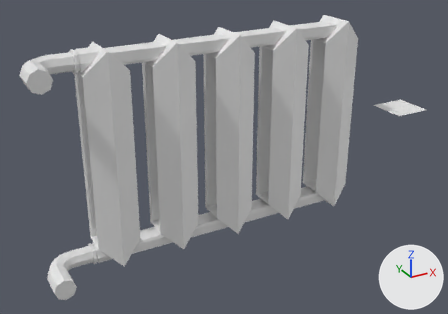
A saved change to the Blender file CvestGameUnity/Assets/Cvests/Cvest1EscapePrison/battery/ProgramFiles/BatteryModel.blend.
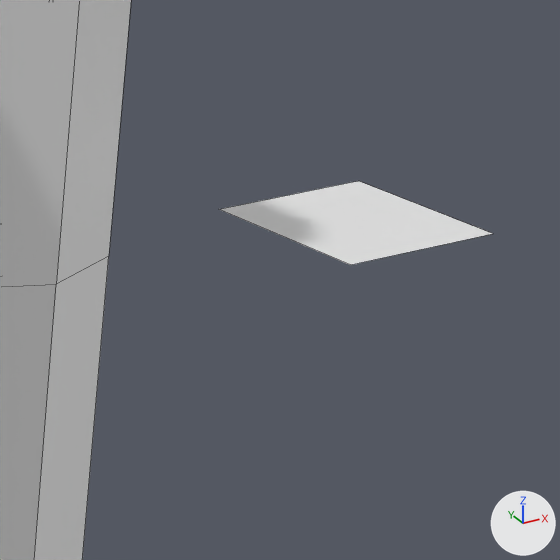
Old and new are each drawn whole from a 50 mm lens placed at (-19.6, -23.2, 11.0), pointed at (-6.5, 0.6, -0.9) and again close up on the part from 74% to 98% of the width and 20% to 56% of the height. The lights are fixed; the arrows at lower right show +X, +Y and +Z. The close-ups show mesh edges as thin lines.
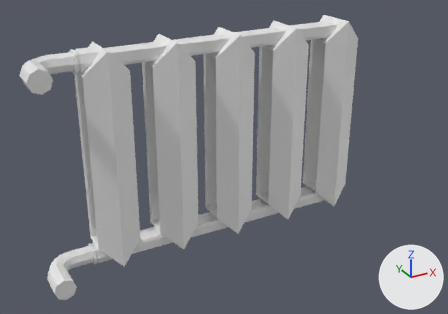
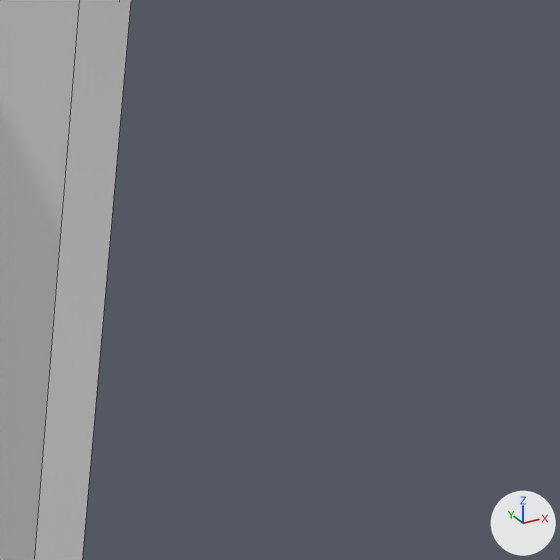
Pixel boxes [x1, y1, x2, y2] of what changed, in the close-ups (560 x 560 px):
'Plane', reshaped, modifiers changed
    both: [0, 0, 131, 560]
'Plane.001', deleted
    before: [219, 181, 493, 265]

The change, as a diff of the scene's bpy script:
```diff
--- a/CvestGameUnity/Assets/Cvests/Cvest1EscapePrison/battery/ProgramFiles/BatteryModel.blend.py
+++ b/CvestGameUnity/Assets/Cvests/Cvest1EscapePrison/battery/ProgramFiles/BatteryModel.blend.py
@@ me_plane @@
 # used by ob_plane; location = (0.0, 0.0, 0.0); rotation_euler = (1.571, 0.0, 0.0), in degrees (90, 0, 0); scale = (1.0, 5.0, 1.0)
-me_plane.from_pydata(...)  # 164 vertices, 139 faces; spans x -13.0..1.0, y 0.0..1.0, z -2.0..0.0
+me_plane.from_pydata(...)  # 228 vertices, 228 faces; spans x -13.0..1.0, y -1.0..1.0, z -2.0..0.0
+# me_plane part 1
+# 48 vertices are removed from x -13.0..1.0, y 0.0, z -2.0..0.0
+# 50 faces are deleted
+# 2 vertices move from x -10.0..-8.0, y 0.0, z -0.4 to x -10.0..-8.0, y -0.8, z -0.4
+# 40 vertices are added at x -11.89..-0.11, y -0.98..-0.84, z -1.83..-0.17
+# 20 new vertices lie (0.0, -1.58, 0.0) away from vertices in x -12.9..0.9, y 0.79, z -1.54..-0.46
+# 18 new vertices lie (0.0, -1.6, 0.0) away from vertices in x -13.0..1.0, y 0.8, z -1.6..-0.4
+# 10 new vertices lie (0.0, -2.0, 0.0) away from vertices in x -12.0..0.0, y 1.0, z -2.0..0.0
+# 8 new vertices lie (-1.44, 0.0, 0.0) away from vertices in x -9.78..-0.78, y -0.84, z -1.45..-0.55
+# 8 new vertices lie (-1.7, 0.0, 0.0) away from vertices in x -9.65..-0.65, y -0.87, z -1.5..-0.5
+# 8 new vertices lie (-2.56, 0.0, 0.0) away from vertices in x -9.22..-0.22, y -0.96, z -1.48..-0.52
+# 139 new faces join them
@@ ob_plane @@
 ob_plane.scale = (1.0, 5.0, 1.0)
-_m = ob_plane.modifiers.new('Mirror', 'MIRROR')
-_m.use_axis = (False, False, True)
-_m.merge_threshold = 0.671
-_m.mirror_object = ob_plane_001
@@ ob_plane_001 @@
-ob_plane_001 = bpy.data.objects.new('Plane.001', me_plane_001)
-ob_plane_001.location = (4.0, 0.0, 0.0)
```
